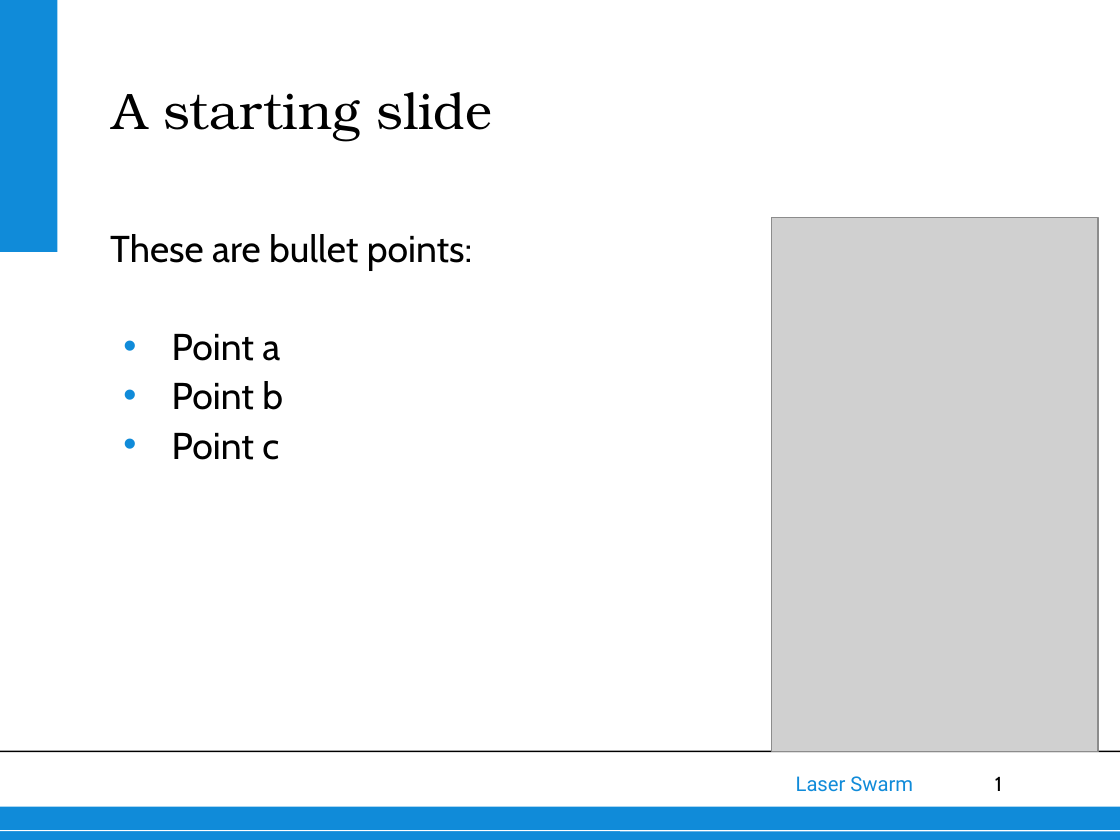
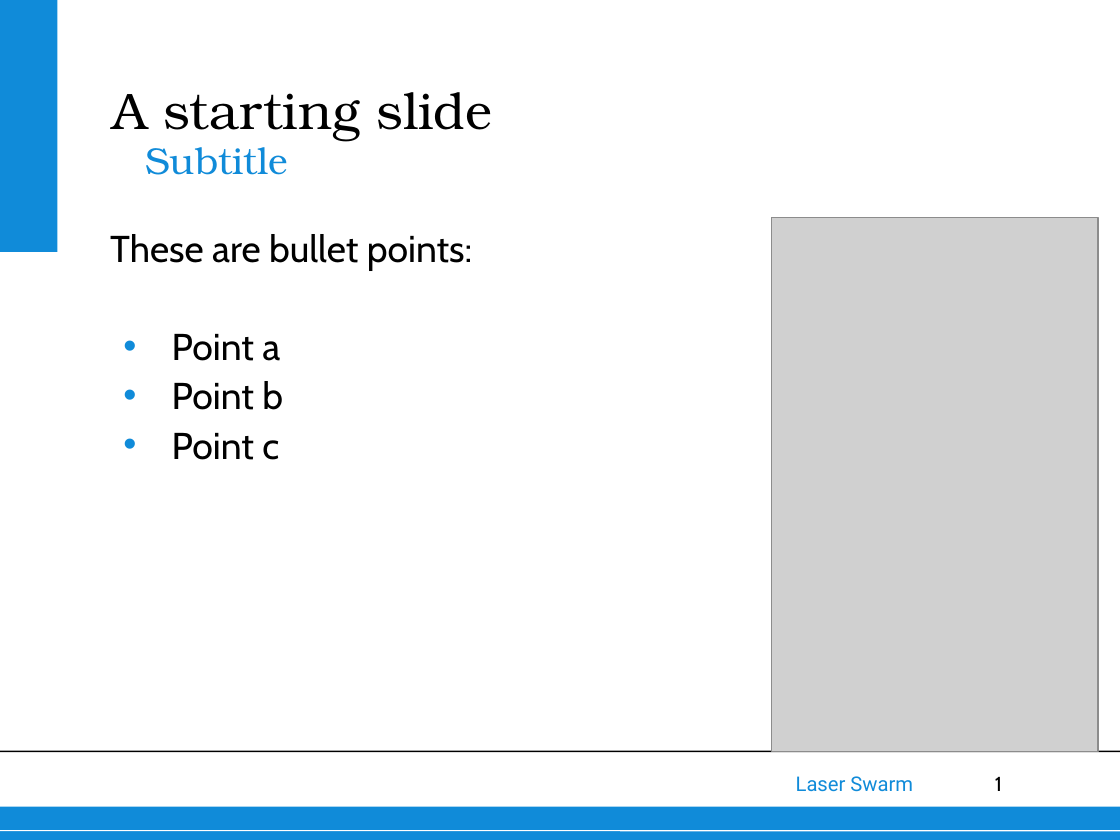
Before and after one commit to thewisenerd/laser-swarm, a slide deck: slide 1 of finalPresentation/SubSection Base.ppt. Drawn at 1120x840 pixels with LibreOffice and Linux fonts; fonts in the diff are those of the drawing; grey boxes stand for pictures; background and template pictures are left out. Boxes give left, top, right and bottom in pixels: in the first picture for what was removed or moved away, otherwise in the second. Text is boxed around its words. In the diff, an @@ line names an element or a change of style, - is before the commit and + after.

Commit message:
Added subtitle to base ppt

```diff
--- a/finalPresentation/SubSection Base.ppt
+++ b/finalPresentation/SubSection Base.ppt
@@ text added at [145,147,288,175], 24 pt, text #108BD9 @@
+Subtitle
```
